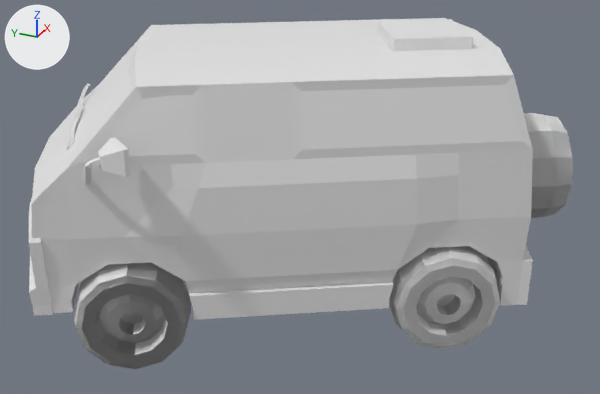
Two versions of the glTF model src/assets/models/van.glb, one commit apart.
Rendered twice from a camera (50 mm lens) standing at (0.44, -11.51, 8.16) and looking at (12.9, -5.91, 1.93). Lighting does not change. The marker at upper left points along +X, +Y and +Z. Where no turn or scale is listed for an object, it has been applied to the vertices. Vertices at the same position are counted once.

In view in the first picture: 'Cube.048', 'Cube.049', 'Cube.050', 'van', 'wheel', 'wheel.001', 'wheel.002'.
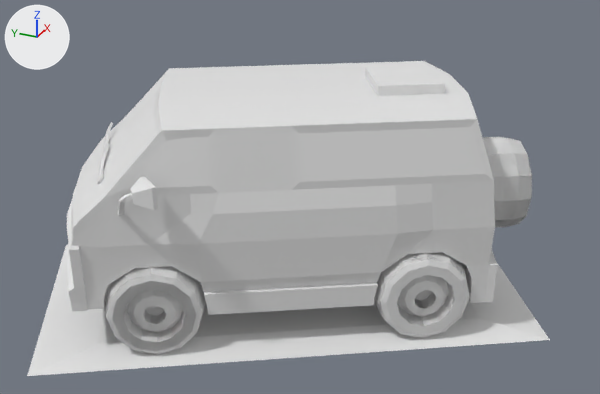
Commit message: updated van with shadow

Where the change shows, as pixel boxes (x1, y1, x2, y2) in the pictures (600 x 394 px; the box of a moved part takes in the faces that stretch with it):
```json
{"object": "van", "change": "reshaped, moved, rescaled", "before": [29, 18, 533, 320], "after": [66, 61, 497, 315], "on screen": "14% narrower, 16% shorter"}
{"object": "Plane.004", "change": "added", "after": [27, 244, 550, 376]}
{"object": "wheel", "change": "moved, rescaled", "before": [74, 262, 191, 369], "after": [105, 266, 205, 354], "on screen": "14% narrower, 18% shorter"}
{"object": "wheel.001", "change": "moved, rescaled", "before": [389, 246, 500, 349], "after": [375, 252, 470, 338], "on screen": "14% narrower, 16% shorter"}
{"object": "wheel.002", "change": "moved, rescaled", "before": [524, 113, 573, 218], "after": [483, 137, 532, 228]}
{"object": "Cube.049", "change": "moved, rescaled", "before": [84, 137, 131, 184], "after": [118, 177, 158, 215]}
{"object": "Cube.048", "change": "moved, rescaled", "before": [66, 105, 85, 149], "after": [97, 144, 110, 184], "on screen": "30% narrower, 9% shorter"}
{"object": "Cube.050", "change": "moved, rescaled", "before": [76, 83, 90, 117], "after": [101, 122, 113, 158]}
{"part": 1, "of": "me_cube_001", "change": "moved or reshaped", "before": [31, 18, 533, 240], "after": [71, 61, 495, 246]}
```

Scene script edits in JSON lines:
```json
{"block": "me_cube_001", "where": "me_cube_001.from_pydata(...)  # 642 vertices, 1280 faces; spans x -1.19..1.19, y -2.17..2.38, z -0.09..2.14"}
{"block": "me_cube_001", "where": "# used by ob_van; location = (12.95, -5.61, 0.81); rotation_euler = (0.0, 0.0, 0.531), in degrees (0, 0, 30); scale = (1.9, 1.9, 1.9)"}
{"block": "me_cube_001", "change": "me_cube_001 part 1: all 242 vertices in x -1.18..1.18, y -2.06..2.22, z 1.0..2.14 are moved by (0.0, 0.0, -0.11)"}
{"op": "add", "block": "me_plane_002", "code": ["me_plane_002 = bpy.data.meshes.new('Plane.002')", "me_plane_002.from_pydata(...)  # 30 vertices, 56 faces; spans x -4.23..4.23, y -4.96..4.96, z -0.16..0.0"]}
{"op": "set", "path": "ob_van.location", "old": "(12.95, -5.61, 0.81)", "new": "(12.95, -5.61, 0.7)"}
{"op": "set", "path": "ob_van.scale", "old": "(1.9, 1.9, 1.9)", "new": "(1.66, 1.66, 1.66)"}
{"op": "set", "path": "ob_cube_048.location", "old": "(-0.67, 1.826, 1.418)", "new": "(-0.674, 1.868, 1.276)"}
{"op": "set", "path": "ob_cube_050.location", "old": "(0.0131, 1.856, 1.418)", "new": "(0.00881, 1.898, 1.276)"}
{"op": "set", "path": "ob_wheel.location", "old": "(-1.011, 1.417, 0.00875)", "new": "(-1.011, 1.417, 0.0442)"}
{"op": "set", "path": "ob_wheel_001.location", "old": "(-1.011, -1.297, 0.00875)", "new": "(-1.011, -1.297, 0.0442)"}
{"op": "add", "block": "ob_plane_004", "code": ["ob_plane_004 = bpy.data.objects.new('Plane.004', me_plane_002)", "ob_plane_004.location = (12.96, -5.54, 0.08)"]}
```
